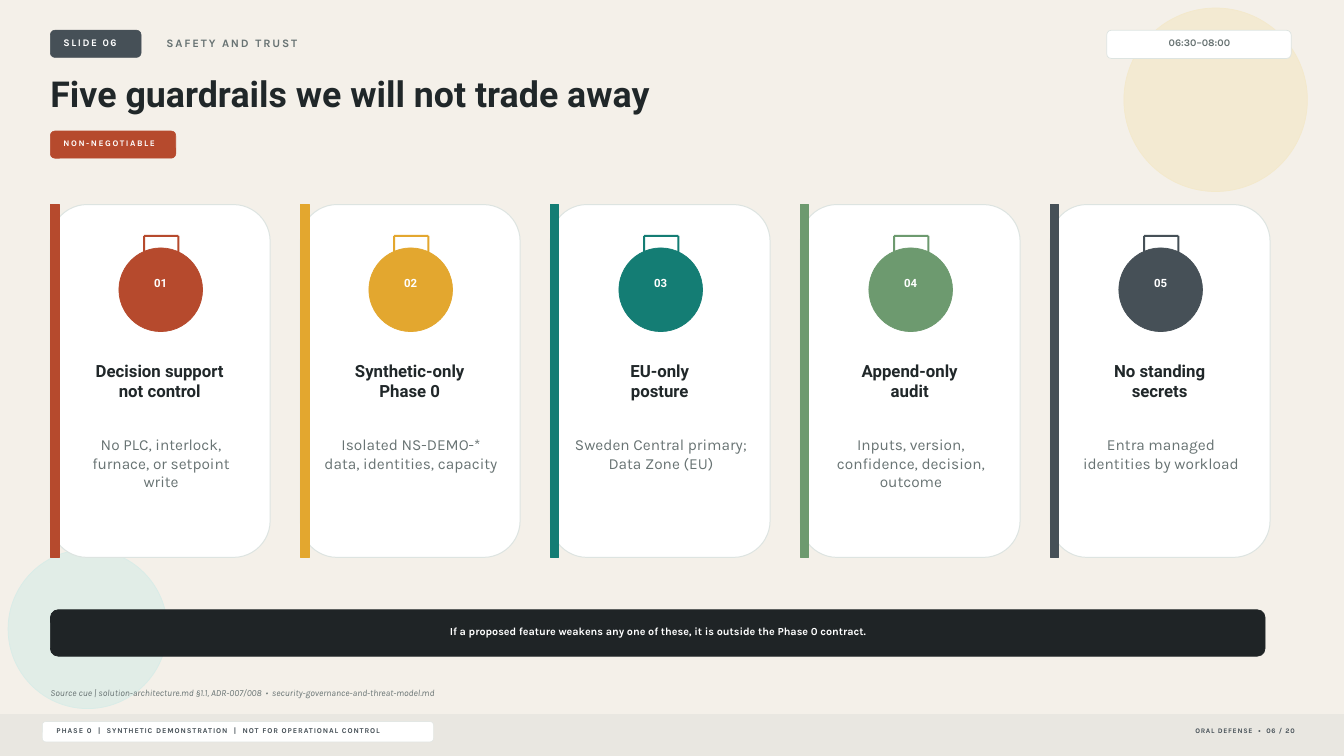
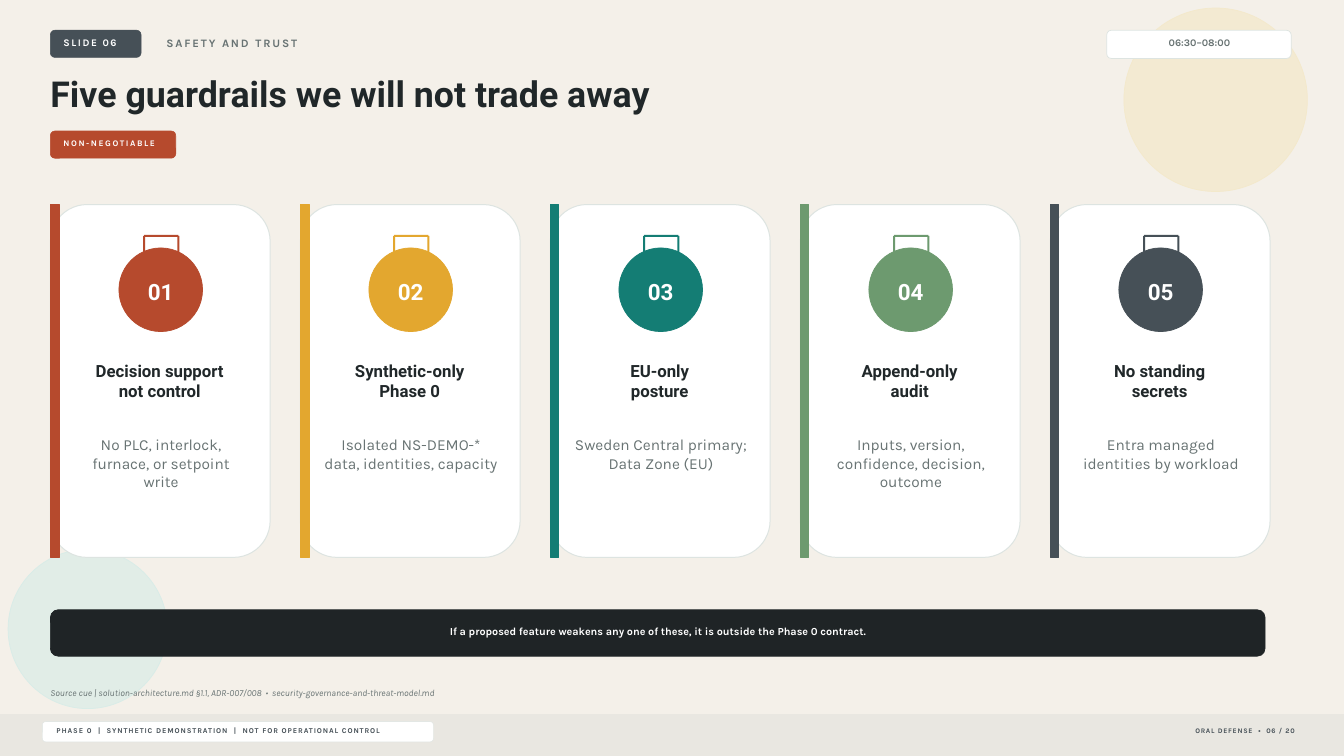
Before and after one commit to frkim/NovaSteel3, a slide deck: slide 6 of docs/presentation/NovaSteel-Oral-Defense.pptx. Drawn at 1344x756 pixels with LibreOffice and Linux fonts; fonts in the diff are those of the drawing. Boxes give left, top, right and bottom in pixels: in the first picture for what was removed or moved away, otherwise in the second. Text is boxed around its words. In the diff, an @@ line names an element or a change of style, - is before the commit and + after.

```diff
--- a/docs/presentation/NovaSteel-Oral-Defense.pptx
+++ b/docs/presentation/NovaSteel-Oral-Defense.pptx
@@ size 8.1 to 16 pt in 5 elements at <box>148,284,174,300</box>, <box>398,284,424,300</box>, <box>648,284,674,301</box>, <box>898,284,924,300</box>, <box>1148,284,1174,300</box> @@
```
Also in this commit, not shown: 2 other slides changed, 19 other files.
